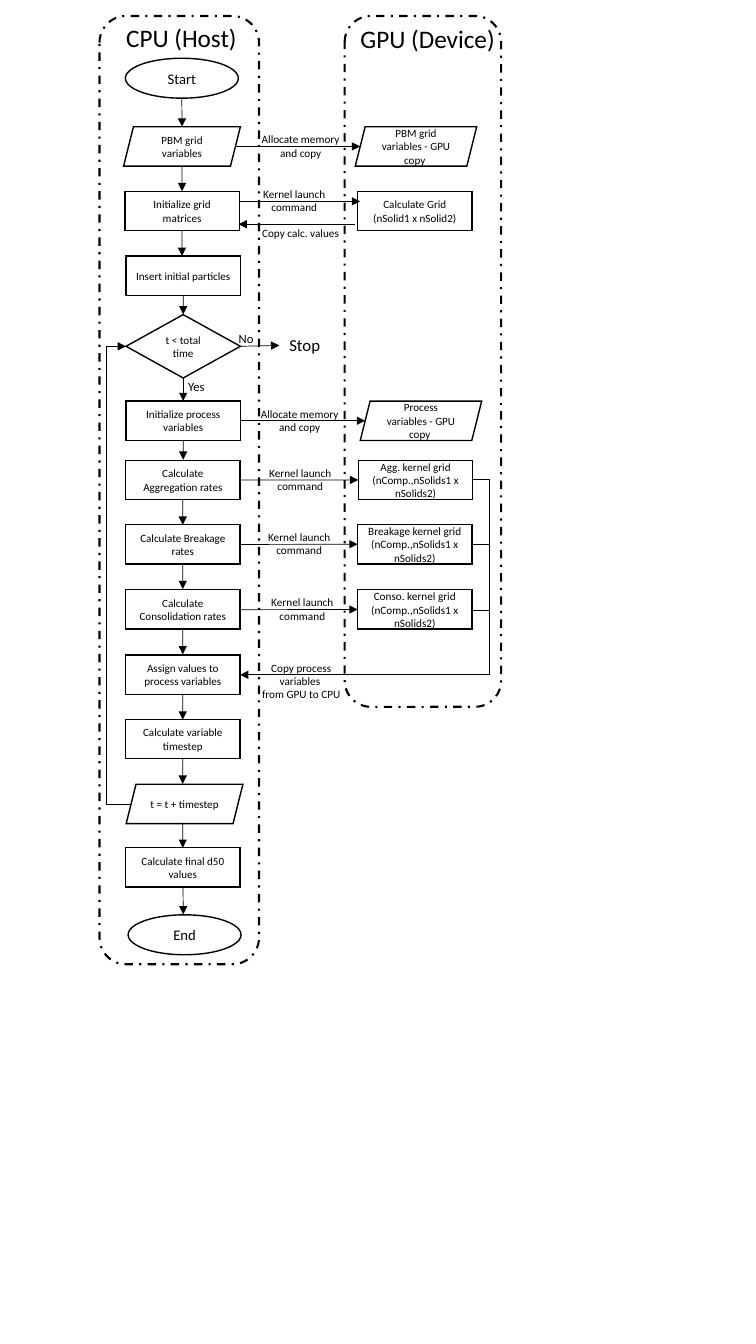
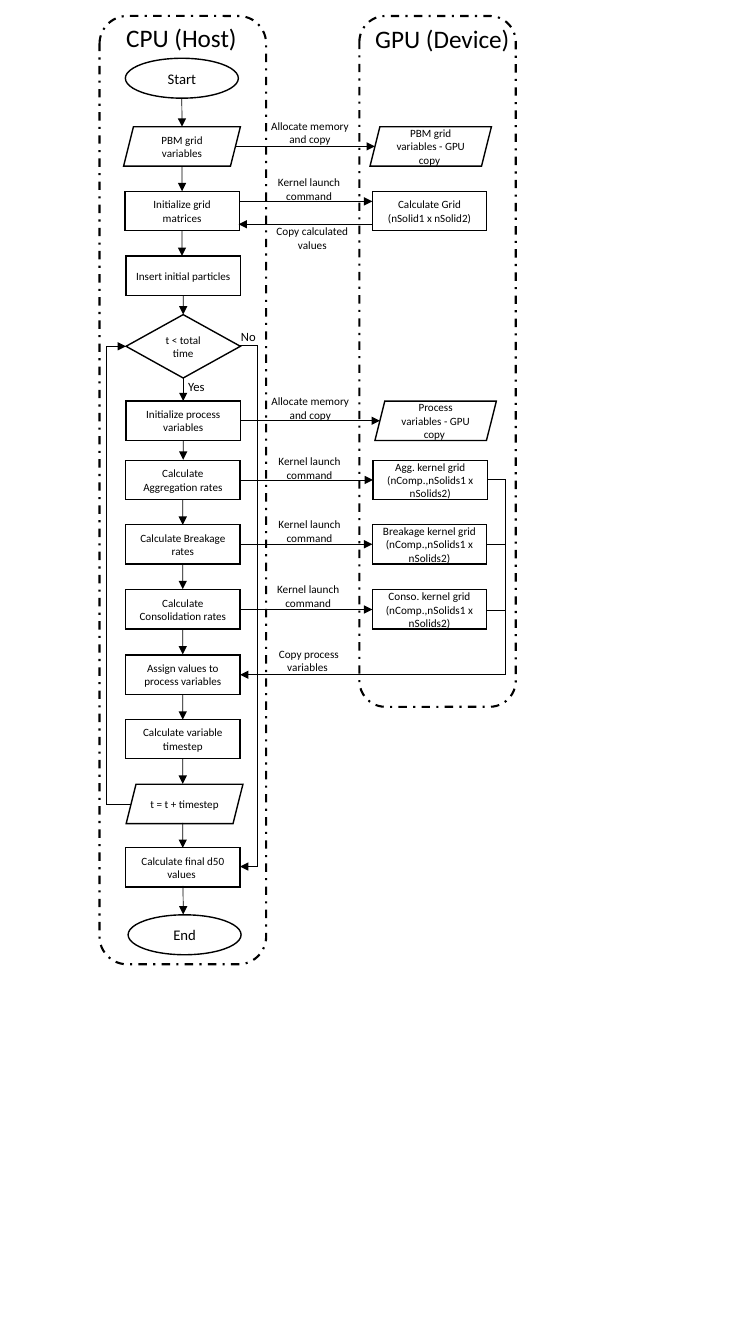
Before and after one commit to ChaiSam/pbmOnGPUs, a slide deck: slide 1 of paper/Figures/flowchart.pptx. Drawn at 756x1344 pixels with LibreOffice and Linux fonts; fonts in the diff are those of the drawing. Boxes give left, top, right and bottom in pixels: in the first picture for what was removed or moved away, otherwise in the second. Text is boxed around its words. In the diff, an @@ line names an element or a change of style, - is before the commit and + after.

```diff
--- a/paper/Figures/flowchart.pptx
+++ b/paper/Figures/flowchart.pptx
@@ rounded rectangle: place and size @@
-rounded rectangle at box(100, 16, 259, 965)
+rounded rectangle at box(100, 16, 266, 965)
@@ text "Allocate memory and copy": place and size @@
-text "Allocate memory and copy" at box(262, 135, 339, 159)
+text "Allocate memory and copy" at box(271, 122, 348, 147)
@@ arrow moved from (236, 146) - (360, 146) to (236, 146) - (375, 146) @@
@@ text "Kernel launch command": place and size @@
-text "Kernel launch command" at box(263, 190, 325, 211)
+text "Kernel launch command" at box(278, 178, 340, 202)
@@ arrow moved from (239, 202) - (360, 202) to (239, 202) - (372, 202) @@
@@ arrow moved from (355, 225) - (239, 225) to (372, 225) - (239, 225) @@
@@ text at box(276, 227, 348, 249): text changed @@
-Copy calc. values
+Copy calculated values
@@ text "No" rewrapped from box(239, 335, 254, 347) to box(241, 333, 256, 341) @@
@@ arrow removed from (240, 347) to (279, 346) @@
@@ elbow arrow added from (240, 346) to (240, 867), #000000 0.5 pt @@
@@ text removed at box(289, 340, 320, 354) @@
-Stop
@@ text "Allocate memory and copy": place and size @@
-text "Allocate memory and copy" at box(261, 410, 338, 433)
+text "Allocate memory and copy" at box(271, 397, 349, 421)
@@ arrow moved from (241, 420) - (365, 420) to (241, 420) - (380, 420) @@
@@ text "Kernel launch command": place and size @@
-text "Kernel launch command" at box(269, 469, 331, 490)
+text "Kernel launch command" at box(278, 457, 340, 481)
@@ elbow arrow moved from (473, 480) - (240, 674) to (488, 480) - (240, 674) @@
@@ arrow moved from (240, 480) - (358, 480) to (240, 480) - (373, 480) @@
@@ text "Kernel launch command" rewrapped from box(268, 533, 330, 554) to box(278, 520, 340, 545) @@
@@ arrow moved from (240, 544) - (358, 544) to (240, 544) - (372, 544) @@
@@ 4 rectangles, 2 parallelograms, 2 lines, 1 text, 1 rounded rectangle: place and size @@
-4 rectangles, 2 parallelograms, 2 lines, 1 text, 1 rounded rectangle at box(345, 16, 501, 707)
+4 rectangles, 2 parallelograms, 2 lines, 1 text, 1 rounded rectangle at box(360, 16, 516, 707)
@@ text "Kernel launch command": place and size @@
-text "Kernel launch command" at box(271, 598, 333, 620)
+text "Kernel launch command" at box(277, 585, 339, 610)
@@ arrow moved from (240, 610) - (358, 610) to (240, 610) - (372, 610) @@
@@ text "Copy process variables": place and size @@
-text "Copy process variables" at box(262, 664, 340, 698)
+text "Copy process variables" at box(279, 650, 339, 675)
@@ text at box(262, 690, 340, 698): paragraph removed @@
-from GPU to CPU
```
Also in this commit, not shown: 4 other files.
